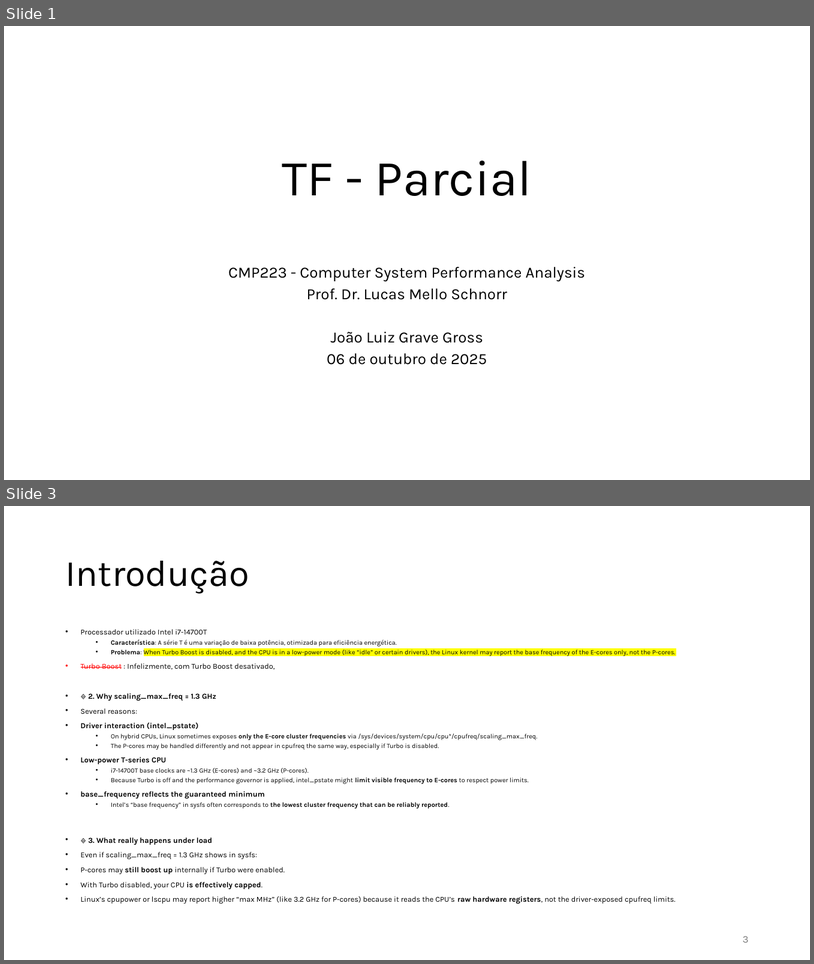
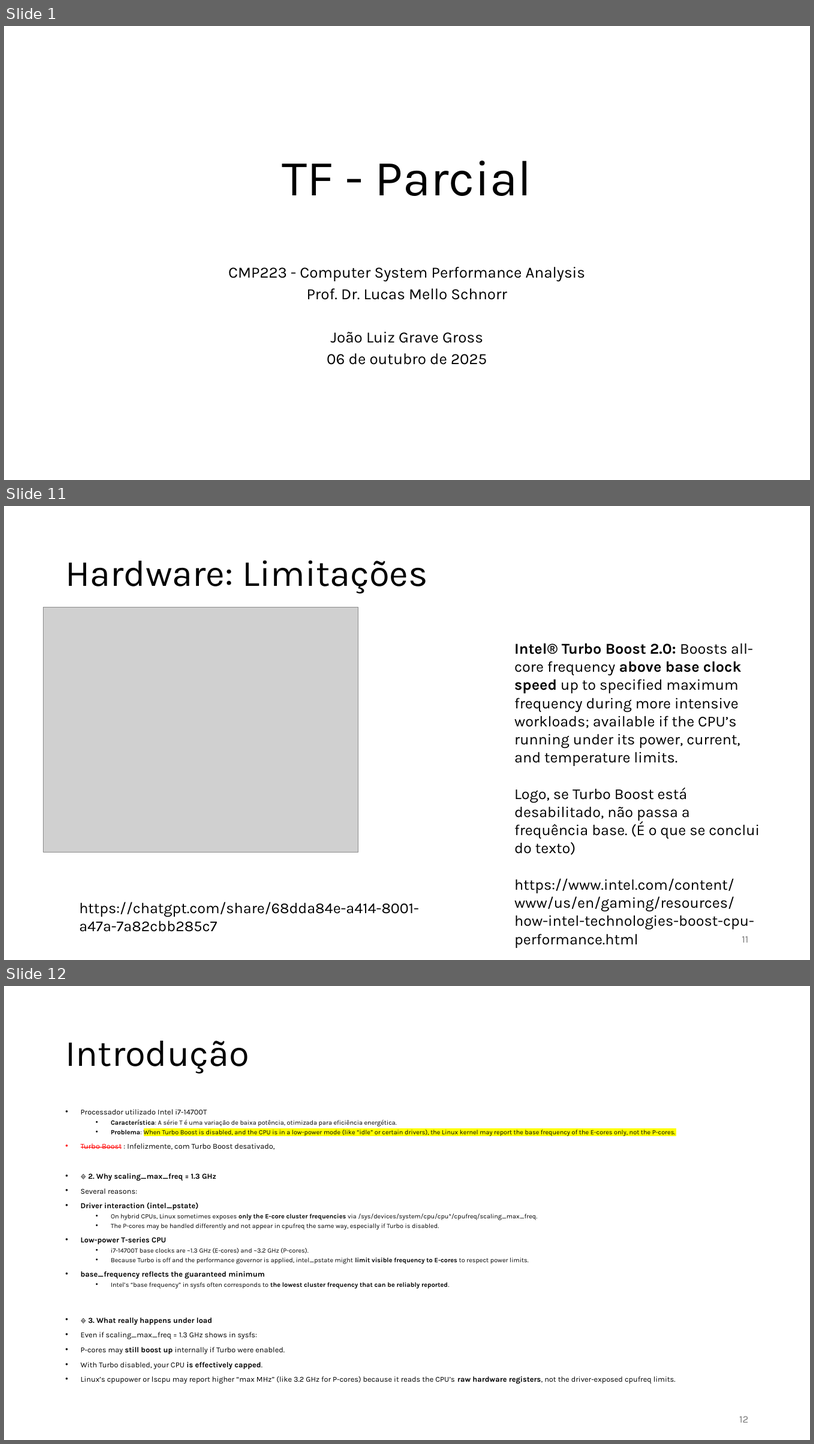
Before and after one commit to jlggross/TF-cmp223, a slide deck: 02-Parcial/02-Parcial-Apresentacao.pptx. Shown one above the other, each under a label of ours: slides 1 and 3 before the commit, slides 1, 11 and 12 after it; the slides between them are not shown. The pictures are 814x964 and 814x1444 pixels, drawn with LibreOffice and Linux fonts; fonts in the diff are those of the drawing; grey boxes stand for pictures. Boxes give left, top, right and bottom in pixels: in the first picture for what was removed or moved away, otherwise in the second. Text is boxed around its words. In the diff, an @@ line names an element or a change of style, - is before the commit and + after.

```diff
--- a/02-Parcial/02-Parcial-Apresentacao.pptx
+++ b/02-Parcial/02-Parcial-Apresentacao.pptx
@@ slide 11 added at [4, 506, 810, 960], background #FFFFFF @@
@@ title added at [65, 560, 428, 594], 44 pt, text #000000 @@
+Hardware: Limitações
@@ picture added at [44, 607, 358, 852] @@
@@ text added at [515, 643, 760, 930], 18 pt, text #000000 @@
+Intel® Turbo Boost 2.0: Boosts all-core frequency above base clock speed up to specified maximum frequency during more intensive workloads; available if the CPU’s running under its power, current, and temperature limits.
+Logo, se Turbo Boost está desabilitado, não passa a frequência base. (É o que se conclui do texto)
+https://www.intel.com/content/www/us/en/gaming/resources/how-intel-technologies-boost-cpu-performance.html
@@ text added at [79, 901, 419, 931], 18 pt, text #000000 @@
+https://chatgpt.com/share/68dda84e-a414-8001-a47a-7a82cbb285c7
@@ page number added at [742, 936, 749, 942], 12 pt, text #797979 @@
+11
@@ what was slide 3 is now slide 12 @@
@@ page number at [740, 1416, 749, 1422]: text changed @@
-3
+12
```
Also in this commit, not shown: 2 slides changed, 8 other slides added, 8 slides removed.
